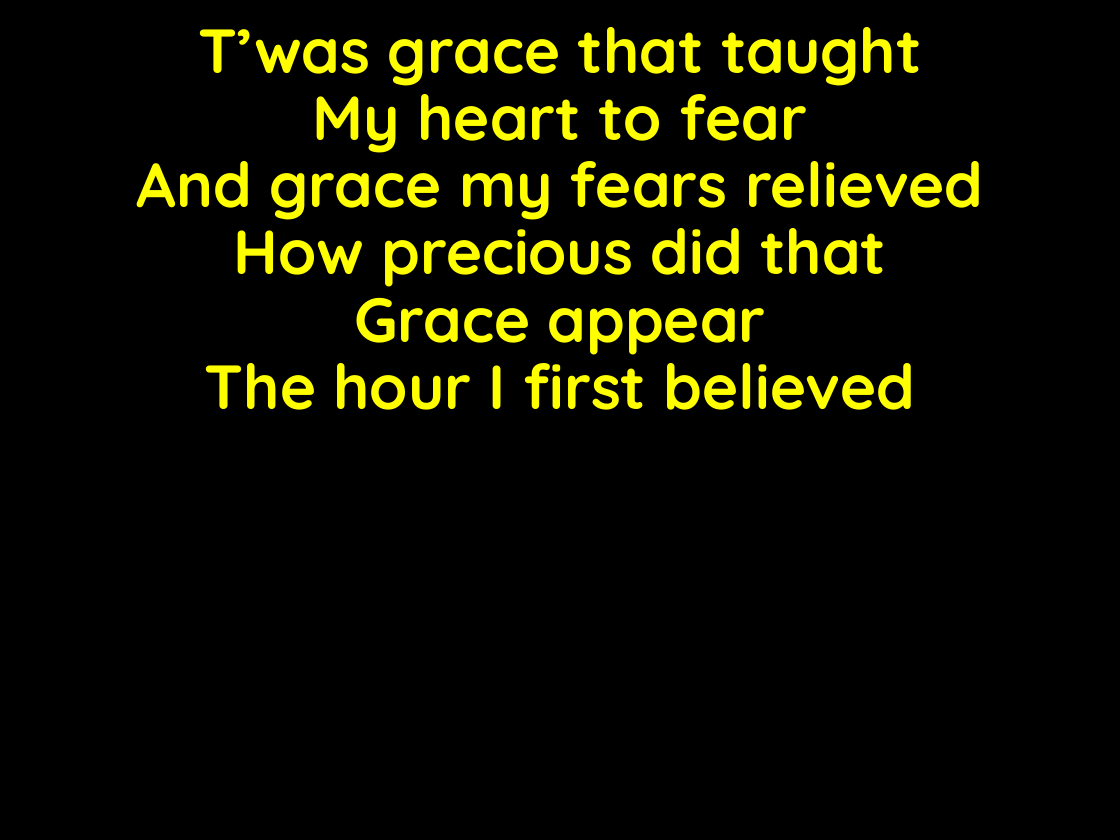
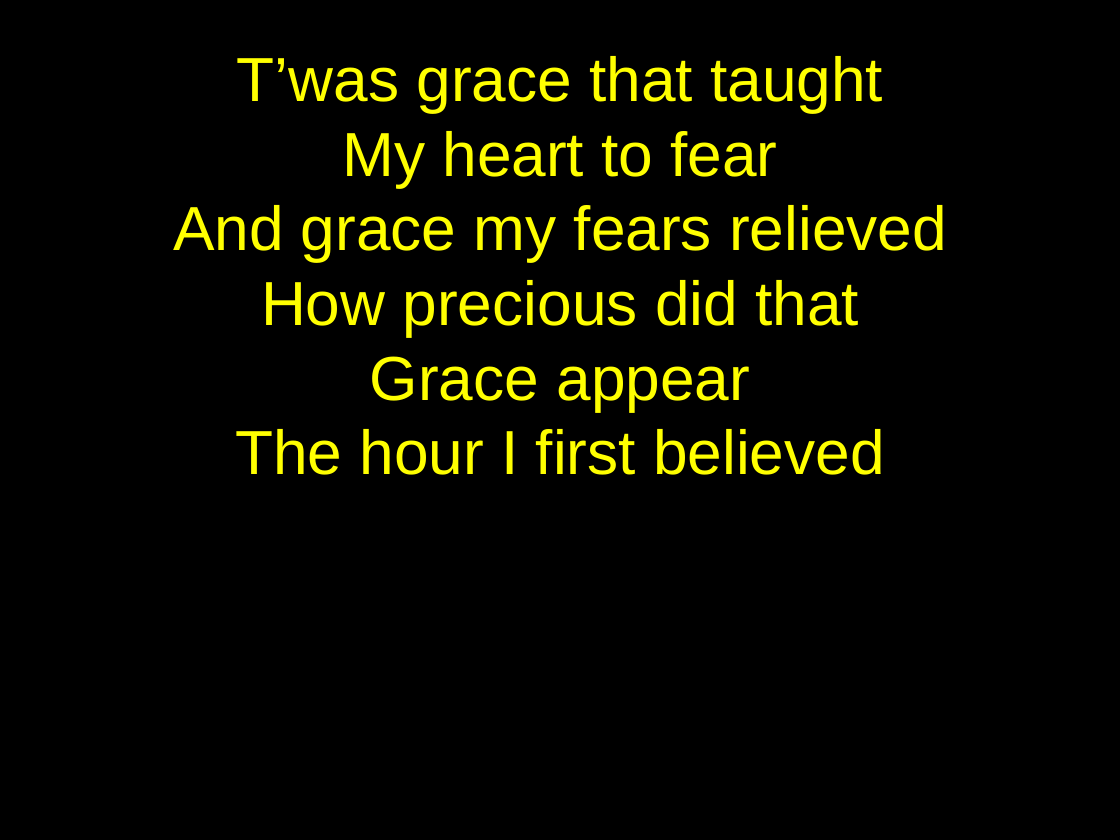
Before and after one commit to mcm-ham/audiovisual-presenter, a slide deck: slide 3 of Library/Music/Amazing Grace.ppt. Drawn at 1120x840 pixels with LibreOffice and Linux fonts; fonts in the diff are those of the drawing. Boxes give left, top, right and bottom in pixels: in the first picture for what was removed or moved away, otherwise in the second. Text is boxed around its words. In the diff, an @@ line names an element or a change of style, - is before the commit and + after.

```diff
--- a/Library/Music/Amazing Grace.ppt
+++ b/Library/Music/Amazing Grace.ppt
@@ title at bbox=[173, 56, 947, 475]: text changed; font Quicksand to Arial; bold off @@
-T’was grace that taught
-My heart to fear
-And grace my fears relieved
-How precious did that
-Grace appear
-The hour I first believed
+T’was grace that taught
+My heart to fear
+And grace my fears relieved
+How precious did that
+Grace appear
+The hour I first believed
```
Also in this commit, not shown: 4 other slides changed, 1 slide removed, 8 other files.
